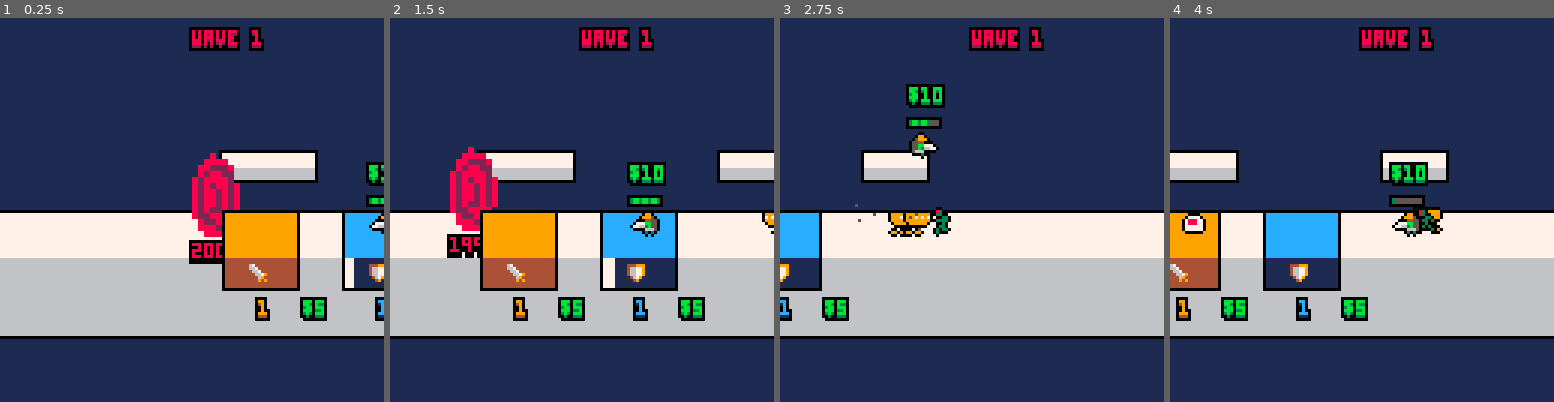
Above: before the commit, frames 1-4 (left to right).
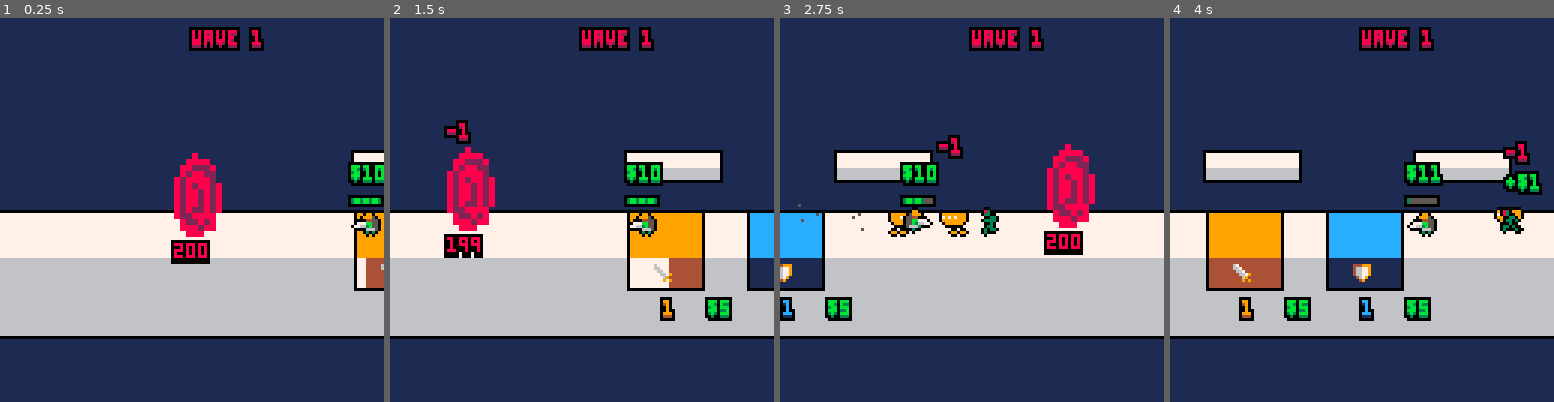
Above: after the commit, the same moments.

Repository: TThanushan/spirico
Game: PICO-8 cartridge spirico.p8
Two runs of this game, one before a commit and one after it. Both use one fixed random seed, a clock stepped at 60 frames per second and the inputs below.
Inputs:
- Up to frame 1 (0.25 s): no input
- Up to frame 2 (1.5 s): tap X (X key) at 0.33, 1.07 s; tap O (Z key) at 0.7 s
- Up to frame 3 (2.75 s): hold Right 1.6-2.1 s; tap O (Z key) at 1.7, 2.1, 2.5 s; tap X (X key) at 1.85 s; hold Up 2.15-2.42 s; hold Right from 2.47 s (still down)
- Up to frame 4 (4 s): tap O (Z key) at 2.9, 3.3, 3.7 s; tap X (X key) at 2.97 s; release Right at 3.03 s; hold Left 3.08-3.58 s; hold Down 3.63-3.97 s

The runs differ from the first frame. In frame 1, 13% of the frame differs, in the area x 44-100%, y 34-79%; in frame 2, 19%; in frame 3, 7.8%; in frame 4, 20%, in the area x 0-97%, y 32-79%.

Commit message:
Add damage text, few sfx and more screenshake.

Diff:
--- a/spirico.p8
+++ b/spirico.p8
@@ -6,10 +6,10 @@
 -- by wombart
 -- initially made for the minijam:
 
-local p_info = {x = 64, y = 64, tag = 'player', max_health = 3, move_speed = 1,
+local p_info = {x = 64, y = 64, tag = 'player', max_health = 3, move_speed = 2,
 money = 10, sprites = {idle ={1, 2}, running = {17, 18, 18, 19, 20, 20}},
 sounds = {running = 0}, weapon_info = {reload_time = 0, bullet_sprite = 49,
-	name = 'pistol', attack_speed = 0.5, move_speed = 700, damage = 1,
+	name = 'pistol', attack_speed = 0.5, move_speed = 1000, damage = 1,
 	backoff = 1, collision_backoff = 10, max_ammo = 5}}
 
 local map_limit_left_x, map_limit_right_x = 0, 300
@@ -38,23 +38,23 @@
 local ground_bridge = {x0 = -70, y0 = 65, x1 = 276, y1 = 95, width = 15,
 	height = 10, light_color = colors.white, dark_color = colors.light_gray}
 
-local platform1 = {x0=10, y0=45, x1=40, y1=53, hitbox_x0=4, hitbox_x1=40,
-	hitboxy=40, light_color = colors.white, dark_color = colors.light_gray}
-local platform2 = {x0=90, y0=45, x1=110, y1=53, hitbox_x0=86, hitbox_x1=110,
-	hitboxy=40, light_color = colors.white, dark_color = colors.light_gray}
+local platform1 = {x0=60, y0=45, x1=90, y1=53, hitboxy=40,
+	light_color = colors.white, dark_color = colors.light_gray}
+local platform2 = {x0=130, y0=45, x1=160, y1=53, hitboxy=40,
+	light_color = colors.white, dark_color = colors.light_gray}
 
 local spawner_infos = {x=0, y=0, tag='spawner',
-	properties={x={-30, 135},
+	properties={x={0, 200},
 	y={64, 64}, wave_number=1, inprogress_timer=0, inprogress_time=1,
 	between_spawn_timer=0, between_spawn_time=5, enemy_count=0,
 	enemy_number_to_spawn=10, alivee=0, enemy_limit = 20}}
 
 local enemies_shape = {
-	{tag = 'enemy_zombie', damage = 1, health = 2, move_speed = 30,
+	{tag = 'enemy_zombie', damage = 1, health = 1, move_speed = 30,
 		sprites = {running = {64, 65, 66, 67}}, flying = false},
-	{tag = 'enemy_tea_cup', damage = 1, health = 3, move_speed = 20,
+	{tag = 'enemy_tea_cup', damage = 1, health = 2, move_speed = 20,
 		sprites = {running = {80, 81, 82, 83}}, flying = false},
-	{tag = 'enemy_ghost', damage = 1, health = 2, move_speed = 25,
+	{tag = 'enemy_ghost', damage = 1, health = 1, move_speed = 25,
 		sprites = {running = {96, 97, 98, 99}}, flying = true}
 }
 
@@ -295,8 +295,10 @@
 end
 
 function is_player_on_a_platform()
-	return (player.x >= platform1.hitbox_x0 and player.x <= platform1.hitbox_x1 and (player.y > platform1.hitboxy-3 and player.y < platform1.hitboxy+3)) or
-	(player.x > platform2.hitbox_x0 and player.x < platform2.hitbox_x1 and (player.y > platform2.hitboxy-3 and player.y < platform2.hitboxy+3))
+	return (player.x >= platform1.x0 and player.x <= platform1.x1
+		and (player.y > platform1.hitboxy-3 and player.y < platform1.hitboxy+3))
+		or (player.x > platform2.x0 and player.x < platform2.x1
+		and (player.y > platform2.hitboxy-3 and player.y < platform2.hitboxy+3))
 end
 
 -- ##player
@@ -363,6 +365,7 @@
 				local looking_direction = 1
 				if (self.look_to_left) looking_direction = -1
 				make_muzzle_flash(self.x+6*looking_direction, self.y+4, 6)
+				-- sfx(20 + flr(rnd(2)))
 				sfx(1)
 				sfx(15 + flr(rnd(3)))
 				self.weapon_info.reload_time = time()+self.weapon_info.attack_speed
@@ -379,7 +382,7 @@
 					self.weapon_info.move_speed,
 					self.weapon_info.bullet_sprite,
 					'bullet')
-
+				shake_h(2)
 			end
 
 		end,
@@ -502,7 +505,7 @@
 camera_lerp_timer = 0
 local b = 0
 local c = endval - b
-local d = 100
+local d = 25
 
 function camera_follow()
 	local destination = {x = player.x, y = player.y}
@@ -520,7 +523,7 @@
 	end
 
 	if camera_lerp_timer < d then
-		camera_lerp_timer+=1
+		camera_lerp_timer+=0.5
 	else
 		camera_lerp_timer = d
 	end
@@ -586,7 +589,7 @@
 	spawner_entity_left = make_spawner(0, 58, 200, 'enemy')
 	spawner_entity_right = make_spawner(200, 58, 200, 'enemy')
 
-	platform_button1 = make_platform_button(10, ground_bridge.y0,
+	platform_button1 = make_platform_button(60, ground_bridge.y0,
 		"platform_button_attack", 25, ground_bridge.width, colors.orange,
 		colors.brown, 7, {5, 10, 15}, '+attack', function()
 		player.weapon_info.damage += 0.25
@@ -594,7 +597,7 @@
 	-- make_platform_button(x, y, tag, width, height, col, costs, upgrade)
 
 
-	platform_button1 = make_platform_button(50, ground_bridge.y0,
+	platform_button1 = make_platform_button(100, ground_bridge.y0,
 		"platform_button_defense", 25, ground_bridge.width, colors.blue,
 		colors.dark_blue, 8, {5, 10, 15}, '+defense', function()
 		player.max_health += 1
@@ -615,6 +618,8 @@
 			self.y = self.y + y_add
 		end,
 		take_damage = function(self, damage)
+			show_message('-'..flr(damage), self.x+rnd(5), self.y+rnd(4), colors.red,
+			colors.dark_purple, 4, 0,  1, 'damage_text', true, false)
 			self.current_health -= damage
 			self.blinking = 6
 		end,
@@ -645,7 +650,7 @@
 		end,
 		draw = function(self)
 			self:draw_sprite()
-			spe_print(self.current_health, self.x, self.y+16, 8, 0)
+			spe_print(flr(self.current_health), self.x, self.y+16, 8, 0)
 		end
 	})
 
@@ -671,16 +676,16 @@
 		seconds_to_buy=3,
 		second_surface_height = 10,
 		draw_button_rect = function(self)
-			rectfill(self.x, self.y, self.x+self.width, self.y+self.height, self.light_color)
-
-			rectfill(self.x, self.y+height, self.x+self.width, self.y+self.height+10, self.dark_color)
-
-			rect(self.x, self.y-1, self.x+self.width, self.y+self.height+self.second_surface_height, colors.black)
+			rectfill(self.x+shkx, self.y+shky, self.x+shkx+self.width, self.y+shky+self.height, self.light_color)
+
+			rectfill(self.x+shkx, self.y+shky+height, self.x+shkx+self.width, self.y+shky+self.height+10, self.dark_color)
+
+			rect(self.x+shkx, self.y+shky-1, self.x+shkx+self.width, self.y+shky+self.height+self.second_surface_height, colors.black)
 
 		end,
 		draw_button_sprite = function(self)
 
-			spr(self.sprite, self.x+self.width/3, self.y+self.height+1)
+			spr(self.sprite, self.x+shkx+self.width/3, self.y+shky+self.height+1)
 			-- spr(n,x,y,w,h,flip_x,flip_y)
 		end,
 		is_player_money_greater_than_cost = function(self)
@@ -691,7 +696,7 @@
 				return
 			end
 			if is_player_in_this_area(self.x, self.y-5, self.x+self.width,
-				self.y + self.height) and not is_any_button_pressed() then
+				self.y + self.height) and not (btn(0) or btn(1))  then
 
 				if self.pressed_timer <= self.seconds_to_buy then
 
@@ -715,7 +720,7 @@
 				colors.white)
 		end,
 		draw_level = function(self)
-			spe_print(self.level,  self.x+12, self.y+self.height+14, self.light_color, self.dark_color )
+			spe_print(self.level,  self.x-shkx+12, self.y-shky+self.height+14, self.light_color, self.dark_color )
 		end,
 		get_cost = function(self)
 			local cost
@@ -735,7 +740,7 @@
 				font_color, back_color = colors.red, colors.dark_purple
 			end
 
-			spe_print('$'..cost, self.x+self.width+2, self.y+self.height+14, font_color, back_color)
+			spe_print('$'..cost, self.x-shkx+self.width+2, self.y-shky+self.height+14, font_color, back_color)
 		end,
 		button_pressed = function(self)
 			player.money -= self:get_cost()
@@ -743,7 +748,7 @@
 			sfx(8)
 			sfx(19)
 			show_message(self.shown_message, player.x-10, player.y, self.light_color,
-				self.dark_color, 1, 2, 'level up text', true, true)
+				self.dark_color, 1, 1, 2, 'level up text', true, true)
 
 			self.upgrade()
 		end,
@@ -763,30 +768,31 @@
 end
 
 -- ##show_message
-function show_message(text, x, y, font_color, back_color, speed, display_time_setter, tag, moving, blinking)
+function show_message(text, x, y, font_color, back_color, move_speed,
+	blinking_speed,	display_time_setter, tag, moving, blinking)
 
 	local msg = make_gameobject(x, y, tag, {
 		text= text,
 		font_color = font_color,
 		back_color = back_color,
 		blinking = blinking,
-		speed = speed,
-		moving_speed=3,
+		blinking_speed = blinking_speed,
+		move_speed=move_speed,
 		display_time = time()+display_time_setter,
-		set_properties = function(self, text, second_parameter_x, second_parameter_y, font_color, back_color, speed, display_time)
+		set_properties = function(self, text, second_parameter_x, second_parameter_y, font_color, back_color, blinking_speed, display_time)
 			self.text=text
 			self.x=second_parameter_x
 			self.y=second_parameter_y
 			self.font_color=font_color
 			self.back_color=back_color
-			self.speed=speed
+			self.blinking_speed=blinking_speed
 			self.display_time=time()+display_time
 		end,
 		update=function(self)
 			if moving then
-				self.y -= self.moving_speed
-				if(self.moving_speed>=0.1) then
-					self.moving_speed*=0.8
+				self.y -= self.move_speed
+				if(self.move_speed>=0.1) then
+					self.move_speed*=0.8
 				end
 			end
 
@@ -795,7 +801,7 @@
 			end
 		end,
 		blink_color=function(self)
-			if(time()*12*self.speed%4 >= 2) then
+			if(time()*12*self.blinking_speed%4 >= 2) then
 				return true
 			else
 				return false
@@ -815,7 +821,7 @@
 	})
 
 	-- if msg != nil then
-	msg:set_properties(text, x, y, font_color, back_color, speed, display_time_setter)
+	msg:set_properties(text, x, y, font_color, back_color, blinking_speed, display_time_setter)
 	return msg
 	-- end
 
@@ -865,6 +871,7 @@
 		current_health = health,
 		move_speed = move_speed,
 		c_sprite = 0,
+		blinking = 0,
 		sprites = sprites,
 		attack_info = {range = 3, attack_speed = 1, reload_time=0},
 		target = player,
@@ -873,14 +880,13 @@
 			if distance(self, self.target) < self.attack_info.range then
 				self:attack()
 			end
-		end
-,
+		end,
 		attack = function (self)
 			if self.attack_info.reload_time < time() then
 				self.attack_info.reload_time = time()+self.attack_info.attack_speed
 				self.target:take_damage(self.damage)
 			end
-		end,
+		 end,
 		move = function (self)
 			if(distance(self, self.target) >= self.attack_info.range) then
 				if not self.flying then
@@ -893,22 +899,26 @@
 			end
 		end,
 		take_damage = function (self, damage)
+			show_message('-'..flr(damage), self.x, self.y, colors.red,
+			colors.dark_purple, 4, 0,  1, 'damage_text', true, false)
 			self.current_health -= damage
-
+			self.blinking = 2
+			sfx(12)
 		end,
 		give_money = function(self)
 			local money = flr(self.max_health/3) + 1
 			player.money += money
 			show_message('+$'..money, self.x, self.y, colors.green,
-				colors.dark_green, 15,  2, 'gained_money_text', true, false)
+				colors.dark_green, 2, 0,  2, 'gained_money_text', true, false)
 		end,
 		destroy = function (self)
 			self:give_money()
-			dust_part(self.x+4, self.y+10, 3,{6, 5})
+			dust_part(self.x, self.y, 6,{colors.white, colors.red , colors.dark_purple}, 3)
 			spawner.alivee -= 1
 
-
+			sfx(20)
 			sfx(12 + flr(rnd(3)))
+			shake_camera(4)
 
 			self:disable()
 		end,
@@ -934,9 +944,21 @@
 			else
 				 self.look_to_left = false
 			end
-			outline_spr(self.c_sprite, self.x+shkx, self.y+shky, self.look_to_left)
-
-			spr(self.c_sprite, self.x+shkx, self.y+shky, 1, 1, self.look_to_left)
+			-- local col = 0
+			if (self.blinking > 0) then
+				-- col = 7
+				for i=0, 15, 1 do
+					pal(i, 8)
+				end
+				spr(self.c_sprite, self.x+shkx, self.y+shky, 1, 1, self.look_to_left)
+				pal()
+				self.blinking -= 1
+			else
+				outline_spr(self.c_sprite, self.x+shkx, self.y+shky,
+					self.look_to_left, false, col)
+
+				spr(self.c_sprite, self.x+shkx, self.y+shky, 1, 1, self.look_to_left)
+			end
 		end,
 		update = function (self)
 			self:check_if_alive()
@@ -963,21 +985,21 @@
 	col_out = col_out or colors.dark_purple
 
 	-- draw outline color.
-	print(text, x-1+shkx, y+shky, outlinecol)
-	print(text, x+1+shkx, y+shky, outlinecol)
-	print(text, x+1+shkx, y-1+shky, outlinecol)
-	print(text, x-1+shkx, y-1+shky, outlinecol)
-	print(text, x+shkx, y-1+shky, outlinecol)
-	print(text, x+1+shkx, y+1+shky, outlinecol)
-	print(text, x-1+shkx, y+1+shky, outlinecol)
-	print(text, x+1+shkx, y+2+shky, outlinecol)
-	print(text, x-1+shkx, y+2+shky, outlinecol)
-	print(text, x+shkx, y+2+shky, outlinecol)
+	print(text, x-1, y, outlinecol)
+	print(text, x+1, y, outlinecol)
+	print(text, x+1, y-1, outlinecol)
+	print(text, x-1, y-1, outlinecol)
+	print(text, x, y-1, outlinecol)
+	print(text, x+1, y+1, outlinecol)
+	print(text, x-1, y+1, outlinecol)
+	print(text, x+1, y+2, outlinecol)
+	print(text, x-1, y+2, outlinecol)
+	print(text, x, y+2, outlinecol)
 	end
 	-- draw col_out.
-	print(text, shkx+x, shky+y+1, col_out)
+	print(text,x, y+1, col_out)
 	-- draw text.
-	print(text, shkx+x, shky+y, col_in)
+	print(text,x, y, col_in)
 end
 
 function whiteframe_update()
@@ -1052,7 +1074,6 @@
 	draw=function(self)
 		outline_spr(self.sprite, self.x+shkx, self.y+shky)
 		spr(self.sprite, self.x+shkx, self.y+shky)
-		pal()
 	end,
 	reset=function(self)
 	  self:enable()
@@ -1226,8 +1247,11 @@
 	end
 end
 
-function dust_part(x, y, size, colarr)
-	add_part(rnd(5)-rnd(5)+x, rnd(5)-rnd(5)+y, 1, rnd(size)+size-1, rnd(5)+35, (rnd(10)-rnd(10))/30, (rnd(10)-rnd(10))/30, colarr)
+function dust_part(x, y, size, colarr, number)
+	number = number or 0
+	for i=0, number, 1 do
+		add_part(rnd(5)-rnd(5)+x, rnd(5)-rnd(5)+y, 1, rnd(size)+size-1, rnd(5)+35, (rnd(10)-rnd(10))/30, (rnd(10)-rnd(10))/30, colarr)
+	end
 end
 
 function hit_part(x, y, colarr)
@@ -1283,12 +1307,12 @@
 00000000566600000033067000330670003300000033067000330670000000000000000000000000000000000000000000000000000000000000000000000000
 00000000003300000000000000000000000000000000000000000000000000000000000000000000000000000000000000000000000000000000000000000000
 00000000000000000000000000000000000000000000000000000000000000000000000000000000000000000000000000000000000000000000000000000000
-00000000077777700000000000000000000000000000000000000000000000000000000000000000000000000000000000000000000000000000000000000000
-00000000777777770077777000000000000000000000000000000000000000000000000000000000000000000000000000000000000000000000000000000000
-00000000777777770777777700000000000000000000000000000000000000000000000000000000000000000000000000000000000000000000000000000000
-00000000777777770777777700000000000000000000000000000000000000000000000000000000000000000000000000000000000000000000000000000000
-00000000777777770077777000000000000000000000000000000000000000000000000000000000000000000000000000000000000000000000000000000000
-00000000077777700000000000000000000000000000000000000000000000000000000000000000000000000000000000000000000000000000000000000000
+00000000000000000777777000000000000000000000000000000000000000000000000000000000000000000000000000000000000000000000000000000000
+00000000007777707777777700000000000000000000000000000000000000000000000000000000000000000000000000000000000000000000000000000000
+00000000077777777777777700000000000000000000000000000000000000000000000000000000000000000000000000000000000000000000000000000000
+00000000077777777777777700000000000000000000000000000000000000000000000000000000000000000000000000000000000000000000000000000000
+00000000007777700777777000000000000000000000000000000000000000000000000000000000000000000000000000000000000000000000000000000000
+00000000000000000000000000000000000000000000000000000000000000000000000000000000000000000000000000000000000000000000000000000000
 00000000000000000000000000000000000000000000000000000000000000000000000000000000000000000000000000000000000000000000000000000000
 00003800000003800000380000033000000000000000000000000000000000000000000000000000000000000000000000000000000000000000000000000000
 00003800000003300000380000038000000000000000000000000000000000000000000000000000000000000000000000000000000000000000000000000000
Not shown, changed: the sound effects (__sfx__) section of spirico.p8
